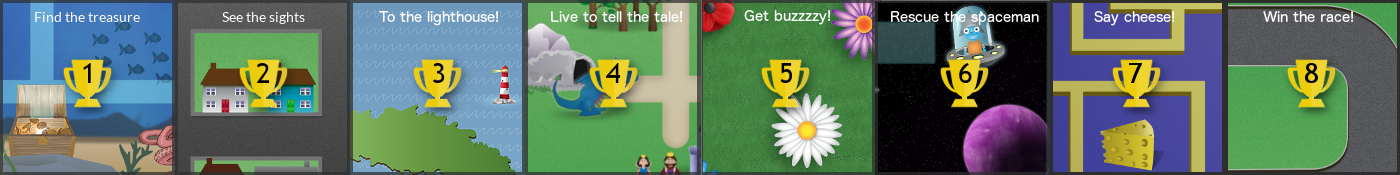
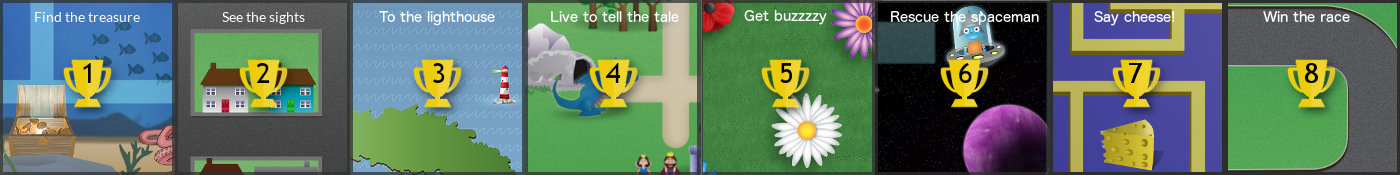
Two versions of the same layered image (1400×175). Layer-by-layer changes:
renamed "Get buzzzzy!" to "Get buzzzzy", painted on it over bbox(828, 10, 831, 21)
renamed "Win the race!" to "Win the race", painted on it over bbox(1351, 11, 1354, 22)
renamed "To the lighthouse!" to "To the lighthouse", painted on it over bbox(496, 11, 499, 22)
renamed "Live to tell the tale!" to "Live to tell the tale", painted on it over bbox(680, 11, 683, 22)
